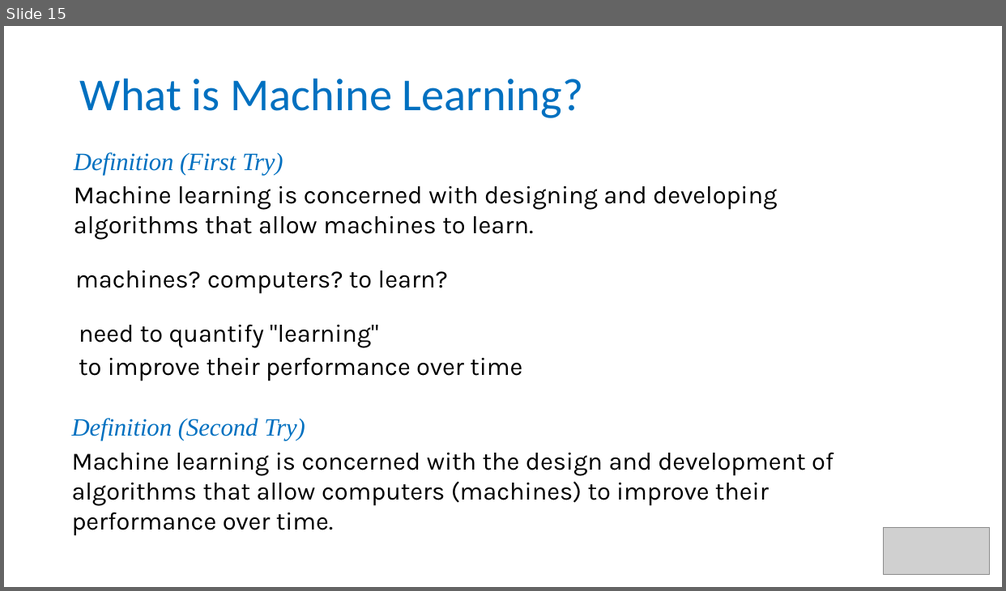
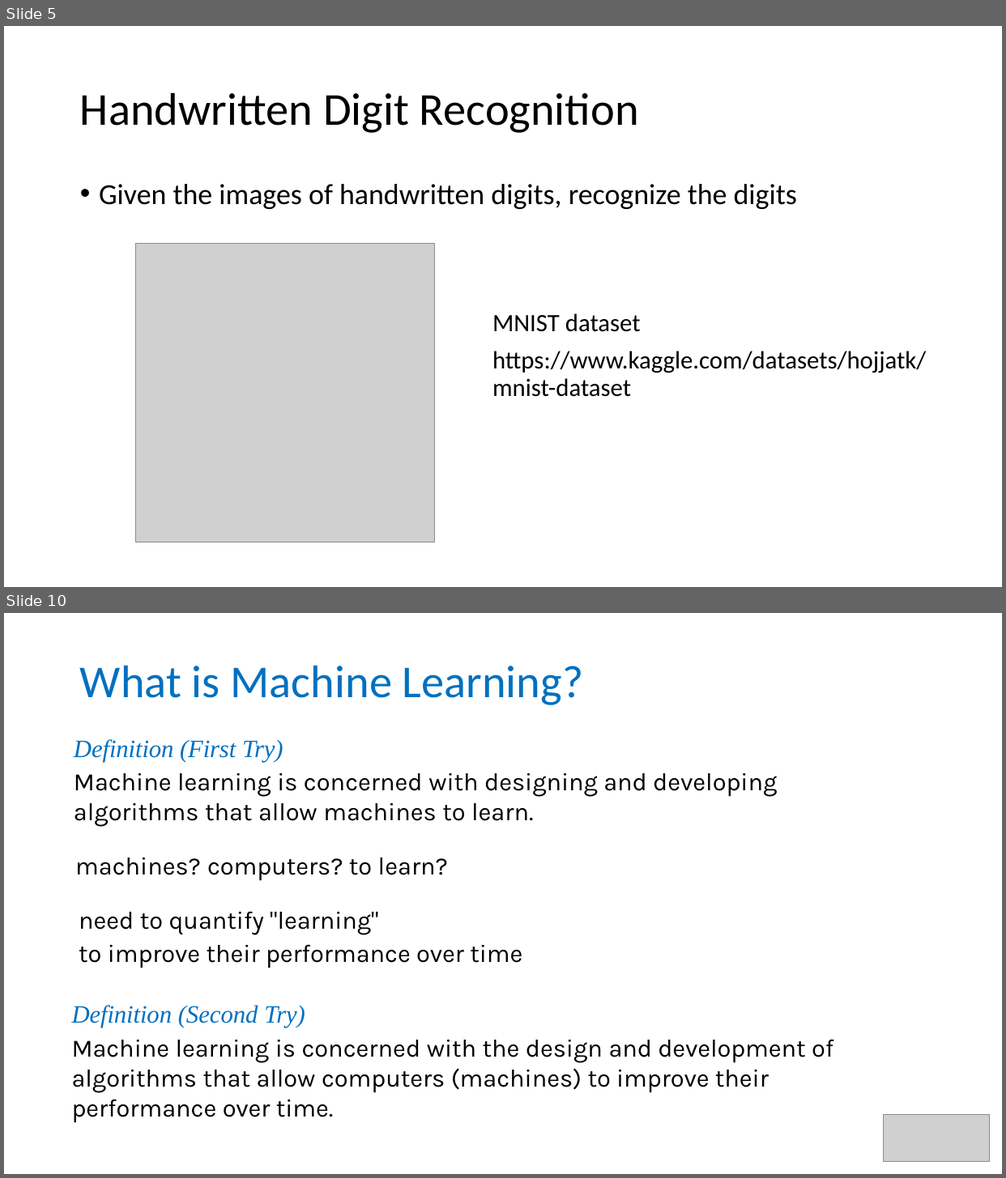
Before and after one commit to tianzheng4/tianzheng4.github.io, a slide deck: _umkc-teaching/slides/Lecture1 - Introduction.pptx. Shown one above the other, each under a label of ours: slide 15 before the commit, slides 5 and 10 after it; the slides between them are not shown. The pictures are 1006x591 and 1006x1178 pixels, drawn with LibreOffice and Linux fonts; fonts in the diff are those of the drawing; grey boxes stand for pictures. Boxes give left, top, right and bottom in pixels: in the first picture for what was removed or moved away, otherwise in the second. Text is boxed around its words. In the diff, an @@ line names an element or a change of style, - is before the commit and + after.

```diff
--- a/_umkc-teaching/slides/Lecture1 - Introduction.pptx
+++ b/_umkc-teaching/slides/Lecture1 - Introduction.pptx
@@ slide 5 added at [4, 26, 1002, 587], background #FFFFFF @@
@@ title added at [80, 92, 639, 133], 44 pt, text #000000 @@
+Handwritten Digit Recognition
@@ text added at [99, 184, 797, 209], 28 pt, text #000000 @@
+• Given the images of handwritten digits, recognize the digits
@@ picture added at [136, 244, 434, 543] @@
@@ text added at [492, 314, 926, 397], 24 pt, text #000000 @@
+MNIST dataset
+https://www.kaggle.com/datasets/hojjatk/mnist-dataset
@@ what was slide 15 is now slide 10 @@
```
Also in this commit, not shown: 1 slide changed, 7 other slides added, 13 slides removed, 1 other file.
